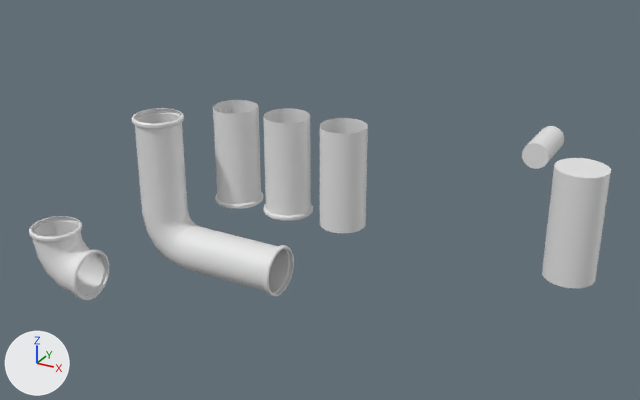
Before and after pictures for a commit that changed the FBX model Assets/ModularTileKit/ModularPipeKit_James/MainPipeSectionA_Mod.fbx.
Rendered twice from a 50 mm lens placed at (0.234, -0.33, 0.219), pointed at (0.074, -0.039, 0.073). Every picture has the same lights, and +X, +Y and +Z are marked at lower left. The older version comes first. Where no turn or scale is listed for an object, it has been applied to the vertices.

Names of what the first picture shows: 'ElbowPiece_Mod', 'LShapePipe_Mod', 'MainPipeSectionA_Mod', 'MainPipeSectionB_Mod', 'MainPipeSectionC_Mod', 'pCylinder2', 'pCylinder4'.
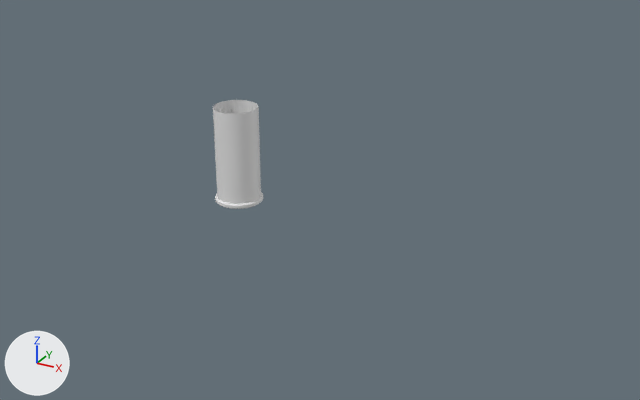
The newer file is also turned or shifted as a whole; pictures and numbers use the older file's frame.

Diff of the bpy script that builds the scene:
```diff
--- a/Assets/ModularTileKit/ModularPipeKit_James/MainPipeSectionA_Mod.fbx.py
+++ b/Assets/ModularTileKit/ModularPipeKit_James/MainPipeSectionA_Mod.fbx.py
@@ ob_pcylinder2 @@
-ob_pcylinder2 = bpy.data.objects.new('pCylinder2', me_mesh_001)
-ob_pcylinder2.location = (0.1494, -0.0062, 0.1)
@@ ob_mainpipesectionb_mod @@
-ob_mainpipesectionb_mod = bpy.data.objects.new('MainPipeSectionB_Mod', me_mesh_006)
-ob_mainpipesectionb_mod.location = (0.0652, -0.021, 0.1001)
@@ ob_lshapepipe_mod @@
-ob_lshapepipe_mod = bpy.data.objects.new('LShapePipe_Mod', me_mesh)
-ob_lshapepipe_mod.location = (-0.0027, -0.0475, 0.038)
@@ ob_mainpipesectionc_mod @@
-ob_mainpipesectionc_mod = bpy.data.objects.new('MainPipeSectionC_Mod', me_mesh_004)
-ob_mainpipesectionc_mod.location = (0.038, -0.021, 0.1001)
@@ ob_elbowpiece_mod @@
-ob_elbowpiece_mod = bpy.data.objects.new('ElbowPiece_Mod', me_mesh_005)
-ob_elbowpiece_mod.location = (-0.0329, -0.0839, 0.0344)
@@ ob_pcylinder4 @@
-ob_pcylinder4 = bpy.data.objects.new('pCylinder4', me_mesh_003)
-ob_pcylinder4.location = (0.1727, -0.021, 0.0779)
```

Changed parts and their boxes [x1, y1, x2, y2] in the pictures (640 x 400 px):
'LShapePipe_Mod', deleted
    before: [132, 108, 294, 296]
'pCylinder4', deleted
    before: [542, 158, 611, 288]
'MainPipeSectionB_Mod', deleted
    before: [320, 118, 368, 233]
'MainPipeSectionC_Mod', deleted
    before: [263, 108, 313, 221]
'ElbowPiece_Mod', deleted
    before: [29, 216, 109, 300]
'pCylinder2', deleted
    before: [522, 126, 564, 169]
